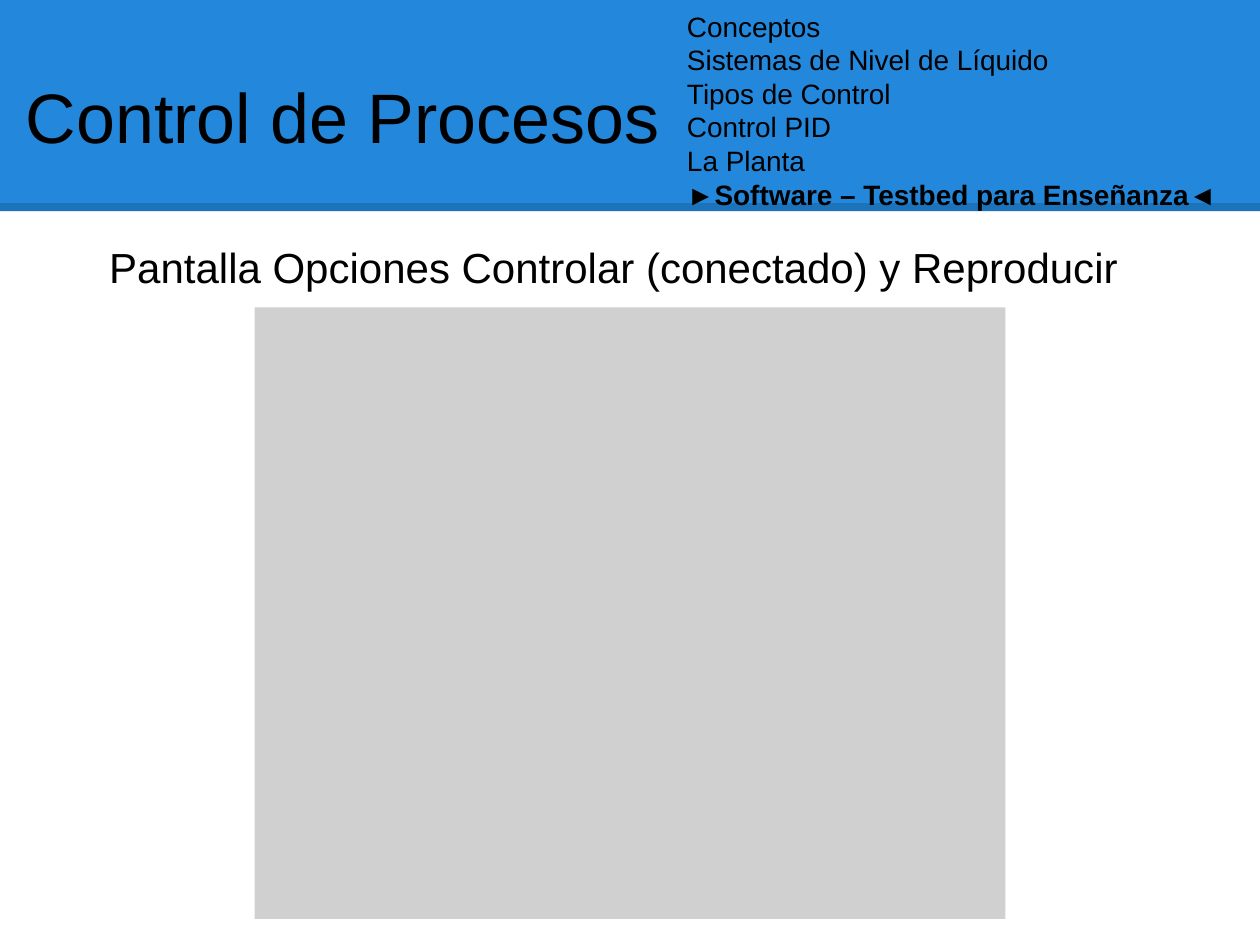
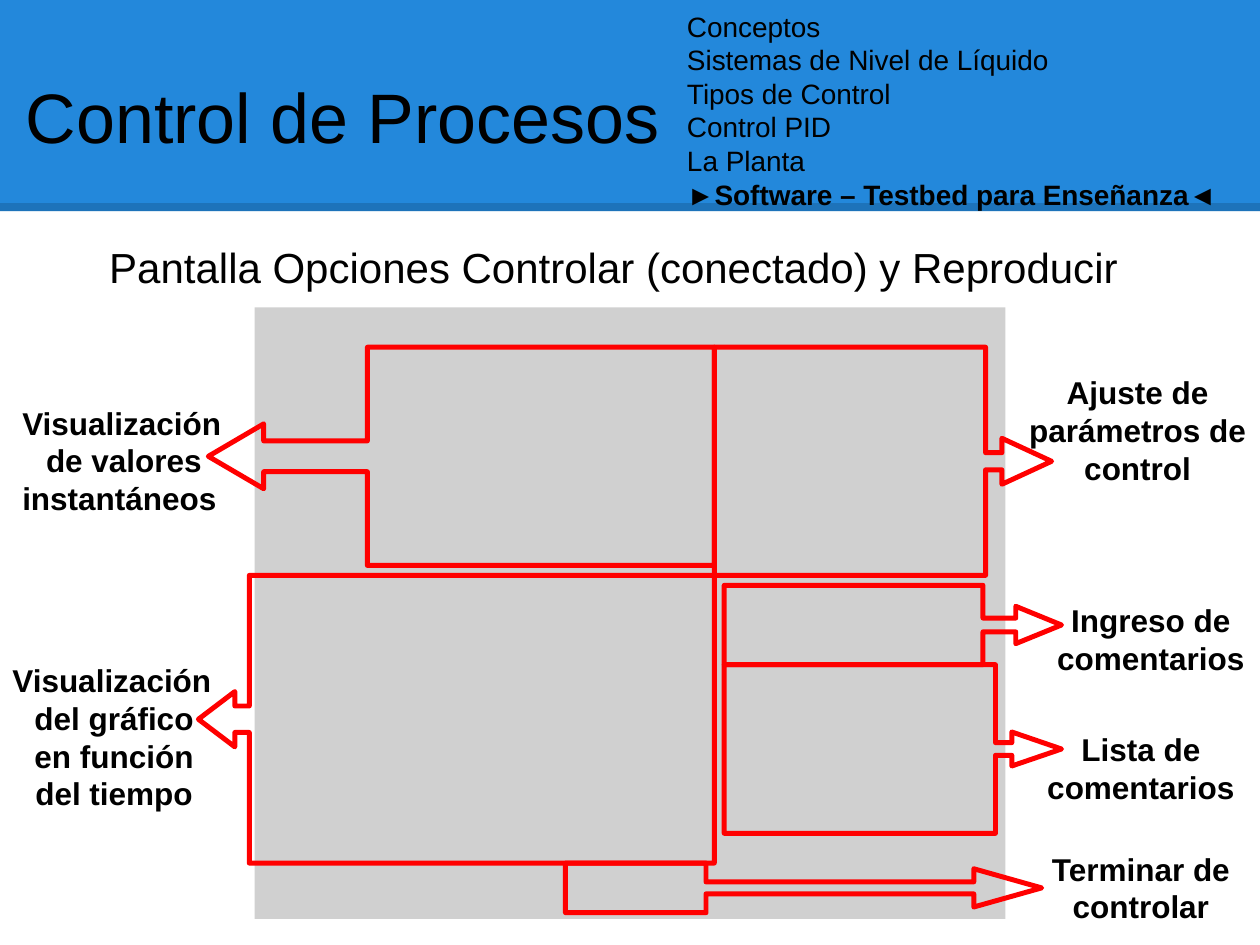
Before and after one commit to pablodroca/testbed-controldeprocesos, a slide deck: slide 13 of doc/Sistema Testbed - Presentacion al Cliente.odp. Drawn at 1260x945 pixels with LibreOffice and Linux fonts; fonts in the diff are those of the drawing; grey boxes stand for pictures. Boxes give left, top, right and bottom in pixels: in the first picture for what was removed or moved away, otherwise in the second. Text is boxed around its words. In the diff, an @@ line names an element or a change of style, - is before the commit and + after.

```diff
--- a/doc/Sistema Testbed - Presentacion al Cliente.odp
+++ b/doc/Sistema Testbed - Presentacion al Cliente.odp
@@ group added at [12,348,1246,919]: 6 texts, 4 right arrow callouts, 2 left arrow callouts @@
+Visualización
+de valores
+instantáneos
+Visualización
+del gráfico
+en función del tiempo
+Ajuste de parámetros de control
+Ingreso de comentarios
+Lista de comentarios
+Terminar de controlar
```
Also in this commit, not shown: 6 other slides changed, 2 other files.
